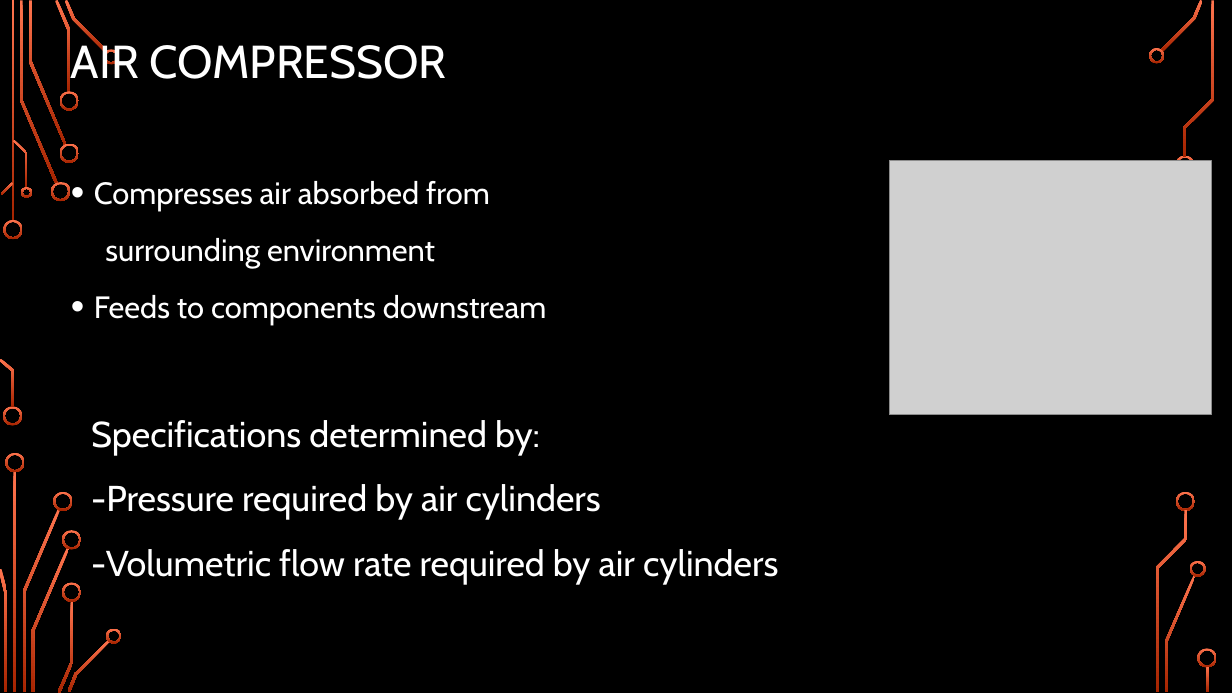
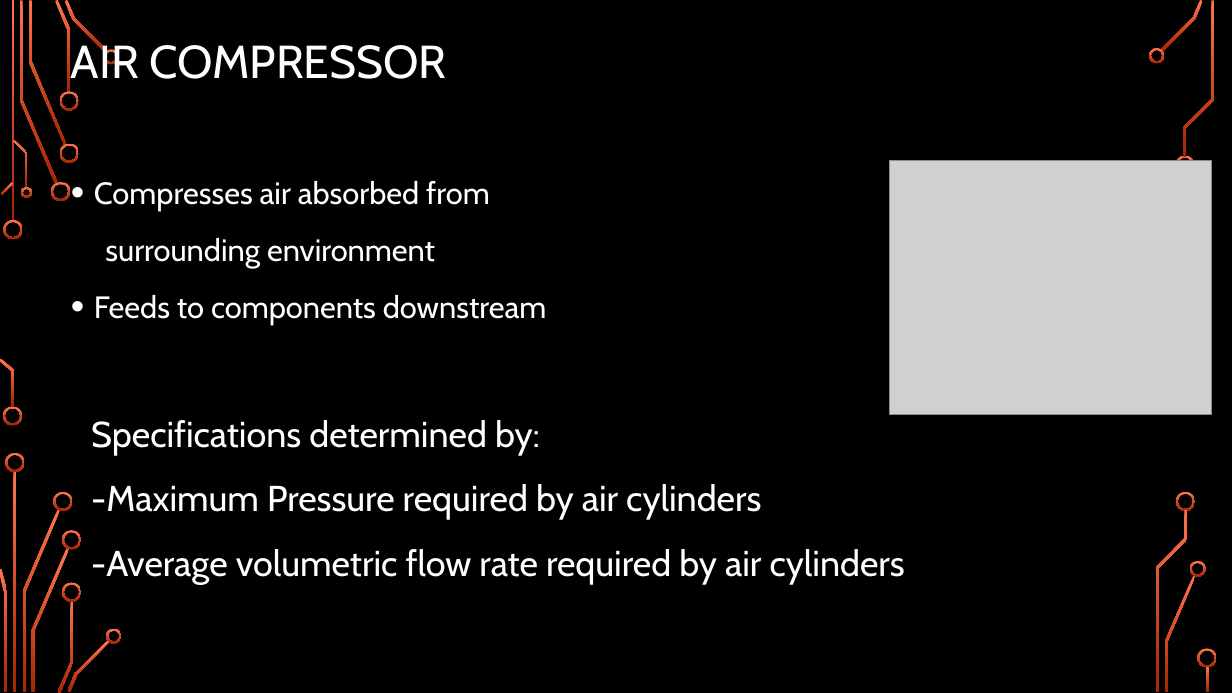
Before and after one commit to Logiant/AgileRoboticControls, a slide deck: slide 22 of Documentation/Presentation/Design Presentation/Design Presentation.pptx. Drawn at 1232x693 pixels with LibreOffice and Linux fonts; fonts in the diff are those of the drawing; grey boxes stand for pictures; background and template pictures are left out. Boxes give left, top, right and bottom in pixels: in the first picture for what was removed or moved away, otherwise in the second. Text is boxed around its words. In the diff, an @@ line names an element or a change of style, - is before the commit and + after.

```diff
--- a/Documentation/Presentation/Design Presentation/Design Presentation.pptx
+++ b/Documentation/Presentation/Design Presentation/Design Presentation.pptx
@@ text at (91, 484, 905, 585): text changed @@
--Pressure required by air cylinders
--Volumetric flow rate required by air cylinders
+-Maximum Pressure required by air cylinders
+-Average volumetric flow rate required by air cylinders
```
Also in this commit, not shown: 8 other slides changed, 1 other file.
